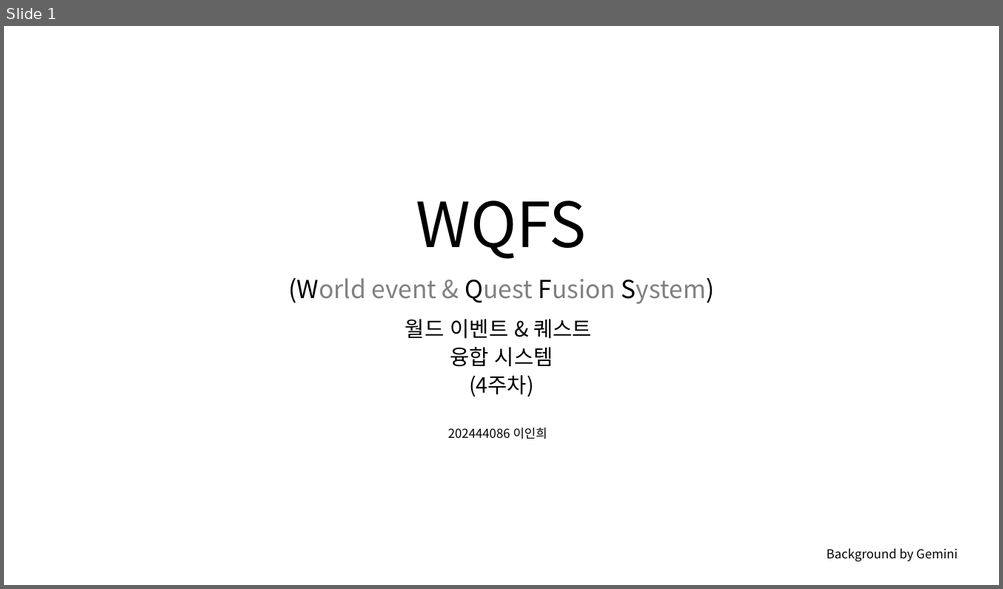
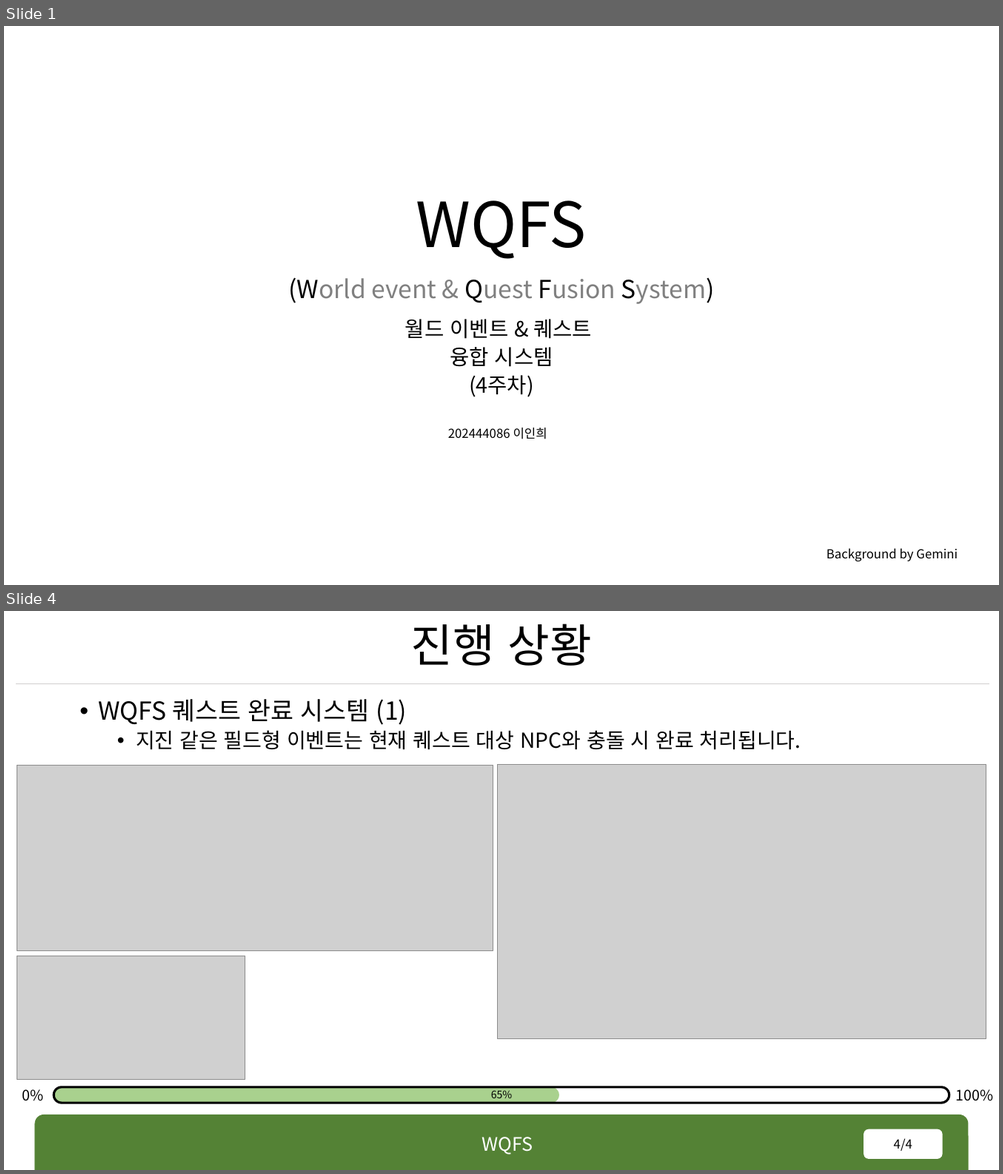
Before and after one commit to rennOobayashi/WQFS, a slide deck: WQFS.pptx. Shown one above the other, each under a label of ours: slide 1 before the commit, slides 1 and 4 after it; the slides between them are not shown. The pictures are 1003x589 and 1003x1174 pixels, drawn with LibreOffice and Linux fonts; fonts in the diff are those of the drawing; grey boxes stand for pictures; background and template pictures are left out. Boxes give left, top, right and bottom in pixels: in the first picture for what was removed or moved away, otherwise in the second. Text is boxed around its words. In the diff, an @@ line names an element or a change of style, - is before the commit and + after.

```diff
--- a/WQFS.pptx
+++ b/WQFS.pptx
@@ slide 4 added at [4, 611, 999, 1170], background #FFFFFF @@
@@ title added at [411, 624, 591, 666], 44 pt, text #000000 @@
+진행 상황
@@ line added from (16, 684) to (990, 684), #D0CECE 0.5 pt @@
@@ text added at [99, 699, 801, 750], 20 pt, text #000000 @@
+• WQFS 퀘스트 완료 시스템 (1)
+  • 지진 같은 필드형 이벤트는 현재 퀘스트 대상 NPC와 충돌 시 완료 처리됩니다.
@@ picture added at [17, 766, 492, 951] @@
@@ picture added at [497, 765, 986, 1039] @@
@@ picture added at [17, 957, 245, 1080] @@
@@ text added at [22, 1090, 44, 1102], 14 pt, text #000000 @@
+0%
@@ rounded rectangle added at [54, 1088, 559, 1103], fill #A9D18E @@
@@ rounded rectangle added at [54, 1088, 949, 1103], outline #000000 2.25 pt @@
@@ text added at [491, 1091, 512, 1102], 10 pt, text #000000 @@
+65%
@@ text added at [956, 1090, 993, 1102], 14 pt, text #000000 @@
+100%
@@ round same rect added at [34, 1116, 968, 1170], fill #548235 @@
@@ text added at [481, 1137, 532, 1155], 18 pt, text #FFFFFF @@
+WQFS
@@ page number added at [864, 1130, 942, 1159], fill #FFFFFF, 12 pt, text #000000 @@
+4/4
```
Also in this commit, not shown: 3 other slides added, 3 slides removed.
